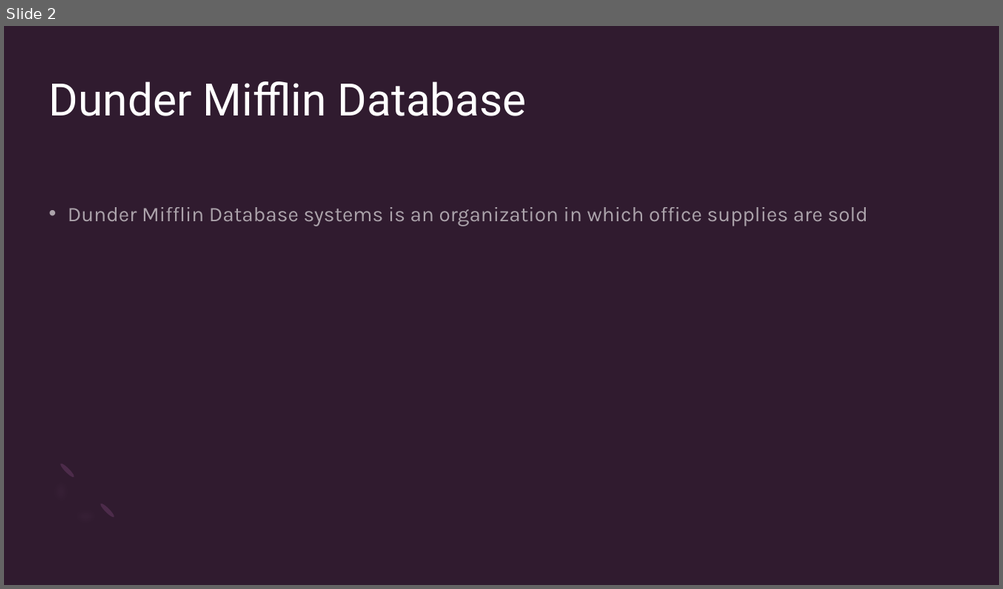
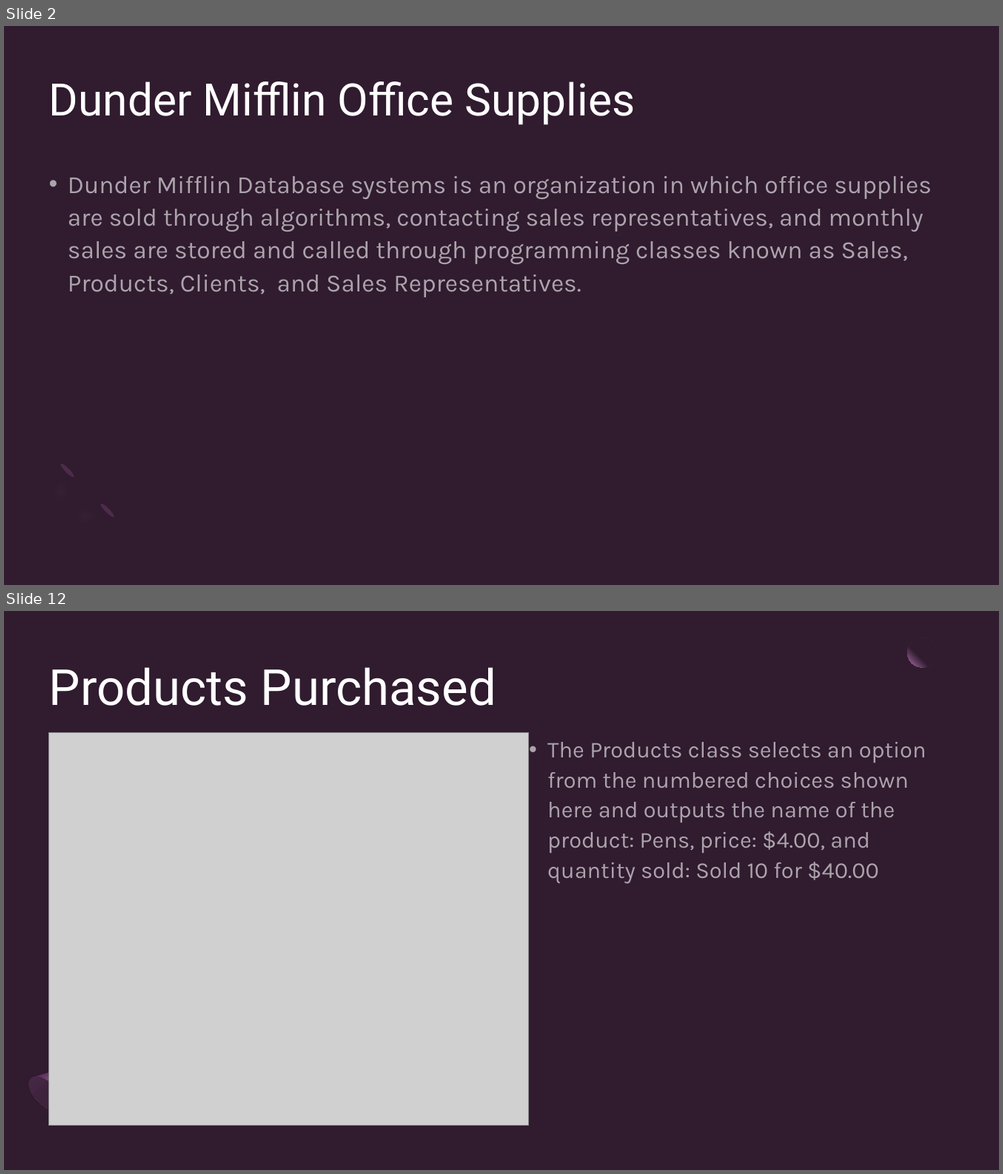
Before and after one commit to rgtz18/Group4Project, a slide deck: COSC 1437 - Final Project PPT Presentation.pptx. Shown one above the other, each under a label of ours: slide 2 before the commit, slides 2 and 12 after it; the slides between them are not shown. The pictures are 1003x589 and 1003x1174 pixels, drawn with LibreOffice and Linux fonts; fonts in the diff are those of the drawing; grey boxes stand for pictures. Boxes give left, top, right and bottom in pixels: in the first picture for what was removed or moved away, otherwise in the second. Text is boxed around its words. In the diff, an @@ line names an element or a change of style, - is before the commit and + after.

```diff
--- a/COSC 1437 - Final Project PPT Presentation.pptx
+++ b/COSC 1437 - Final Project PPT Presentation.pptx
@@ slide 12 added at (4,611,999,1170), background #301B2F @@
@@ ellipse added at (908,638,936,667), fill gradient #301B2F to #B174AE @@
@@ title added at (49,667,496,706), 48 pt, text #FFFFFF @@
+Products Purchased
@@ picture added at (48,732,529,1126) @@
@@ text added at (547,742,926,884), 22 pt, text #FFFFFF at 60% opacity @@
+• The Products class selects an option from the numbered choices shown here and outputs the name of the product: Pens, price: $4.00, and quantity sold: Sold 10 for $40.00
@@ freeform shape added at (22,1051,91,1118), fill gradient #4C2B4A to #764273 to #301B2F @@
@@ ellipse added at (23,1071,70,1119), fill gradient #3E233D to #4C2B4A @@
@@ slide 2 changed as well @@
@@ title at (49,82,635,125): text changed @@
-Dunder Mifflin Database
+Dunder Mifflin Office Supplies
@@ text at (68,176,931,298): text changed; size 20 to 24 pt @@
-• Dunder Mifflin Database systems is an organization in which office supplies are sold
+• Dunder Mifflin Database systems is an organization in which office supplies are sold through algorithms, contacting sales representatives, and monthly sales are stored and called through programming classes known as Sales, Products, Clients, and Sales Representatives.
```
Also in this commit, not shown: 1 other slide changed, 11 other slides added, 5 slides removed.
